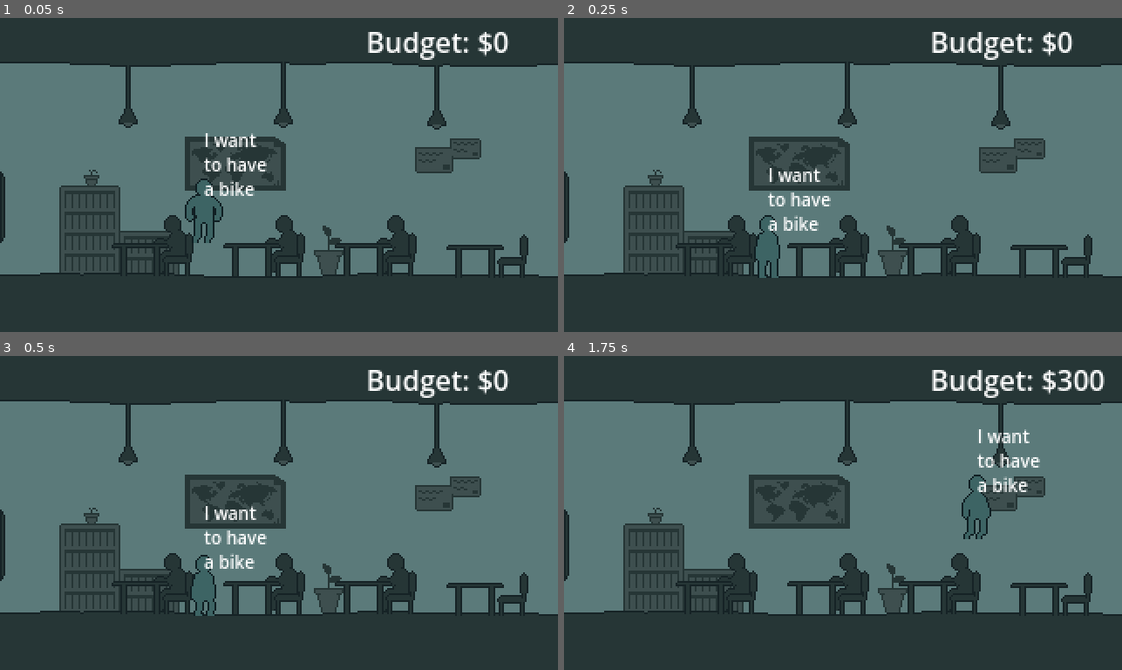
Above: before the commit, frames 1-4 (two rows, left to right).
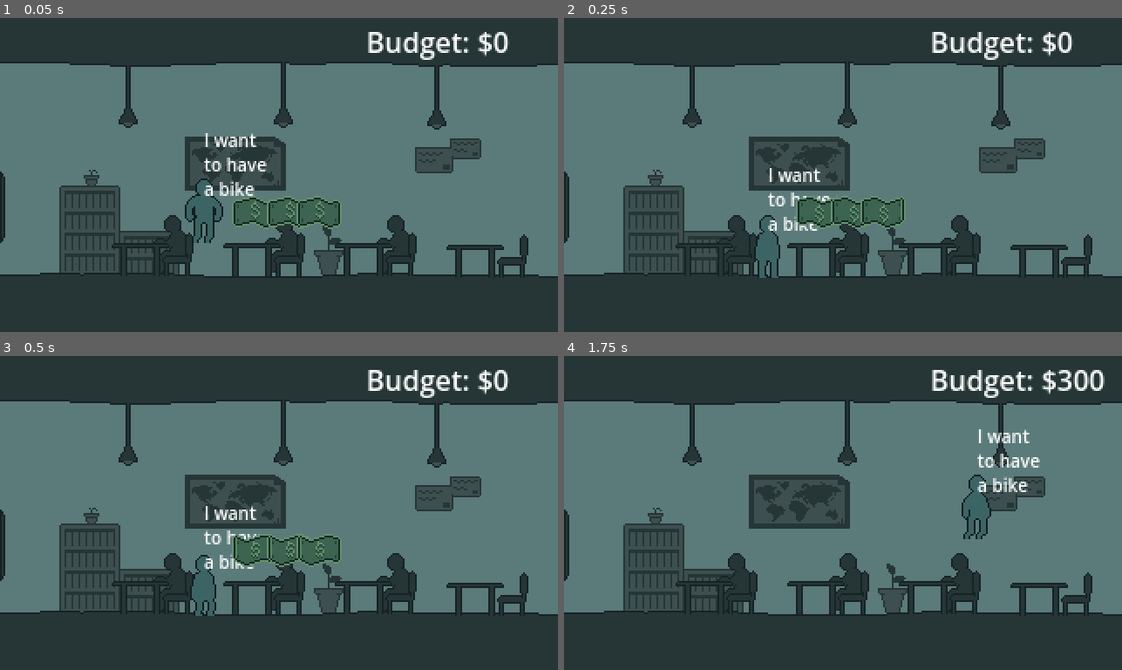
Above: after the commit, the same moments.

Repository: aloefflerj/ldjam58
Game: Godot game, scene res://scenes/Game.tscn
The game is run twice, just before and just after one commit, with the same random seed, the same clock (stepped at 60 frames per second) and the same inputs. Sound files missing from this copy of the repository are replaced by a short silence.
Inputs:
- Up to frame 1 (0.05 s): no input
- Up to frame 2 (0.25 s): no input
- Up to frame 3 (0.5 s): no input
- Up to frame 4 (1.75 s): hold D (right) from 0.53 s (still down); tap Up (jump) at 0.77, 1.52 s

The runs differ from the first frame. In frame 1, 1.3% of the frame differs, in the area x 41-61%, y 57-68%; in frame 2, 1.4%, in the area x 41-61%, y 56-68%; in frame 3, 1.4%; in frame 4, nothing differs.

Commit message:
feat: adds collectible sprite

Diff:
--- a/scenes/Itens/collectible.tscn
+++ b/scenes/Itens/collectible.tscn
@@ -1,8 +1,52 @@
-[gd_scene load_steps=3 format=3 uid="uid://bd5f7qhorkhyi"]
+[gd_scene load_steps=10 format=3 uid="uid://bd5f7qhorkhyi"]
 
 [ext_resource type="Script" uid="uid://dp7jmkx42dou1" path="res://scenes/Itens/money_area_2d.gd" id="1_fxpl8"]
+[ext_resource type="Texture2D" uid="uid://cun3bedmqkog" path="res://assets/Placeholder/Collectible/dolar.png" id="2_emi2a"]
 
 [sub_resource type="CircleShape2D" id="CircleShape2D_fxpl8"]
+
+[sub_resource type="AtlasTexture" id="AtlasTexture_pdgiy"]
+atlas = ExtResource("2_emi2a")
+region = Rect2(0, 0, 32, 32)
+
+[sub_resource type="AtlasTexture" id="AtlasTexture_58yrc"]
+atlas = ExtResource("2_emi2a")
+region = Rect2(32, 0, 32, 32)
+
+[sub_resource type="AtlasTexture" id="AtlasTexture_rof7g"]
+atlas = ExtResource("2_emi2a")
+region = Rect2(64, 0, 32, 32)
+
+[sub_resource type="AtlasTexture" id="AtlasTexture_ltuus"]
+atlas = ExtResource("2_emi2a")
+region = Rect2(96, 0, 32, 32)
+
+[sub_resource type="AtlasTexture" id="AtlasTexture_ga4i3"]
+atlas = ExtResource("2_emi2a")
+region = Rect2(128, 0, 32, 32)
+
+[sub_resource type="SpriteFrames" id="SpriteFrames_fb57y"]
+animations = [{
+"frames": [{
+"duration": 1.0,
+"texture": SubResource("AtlasTexture_pdgiy")
+}, {
+"duration": 1.0,
+"texture": SubResource("AtlasTexture_58yrc")
+}, {
+"duration": 1.0,
+"texture": SubResource("AtlasTexture_rof7g")
+}, {
+"duration": 1.0,
+"texture": SubResource("AtlasTexture_ltuus")
+}, {
+"duration": 1.0,
+"texture": SubResource("AtlasTexture_ga4i3")
+}],
+"loop": true,
+"name": &"default",
+"speed": 8.0
+}]
 
 [node name="Collectible" type="Area2D"]
 script = ExtResource("1_fxpl8")
@@ -10,3 +54,8 @@
 [node name="CollisionShape2D" type="CollisionShape2D" parent="."]
 scale = Vector2(0.5, 0.5)
 shape = SubResource("CircleShape2D_fxpl8")
+
+[node name="AnimatedSprite2D" type="AnimatedSprite2D" parent="."]
+sprite_frames = SubResource("SpriteFrames_fb57y")
+autoplay = "default"
+frame_progress = 0.872631
Binary file added: assets/Placeholder/Collectible/dolar.png
Not shown, added: assets/Placeholder/Collectible/dolar.png.import
